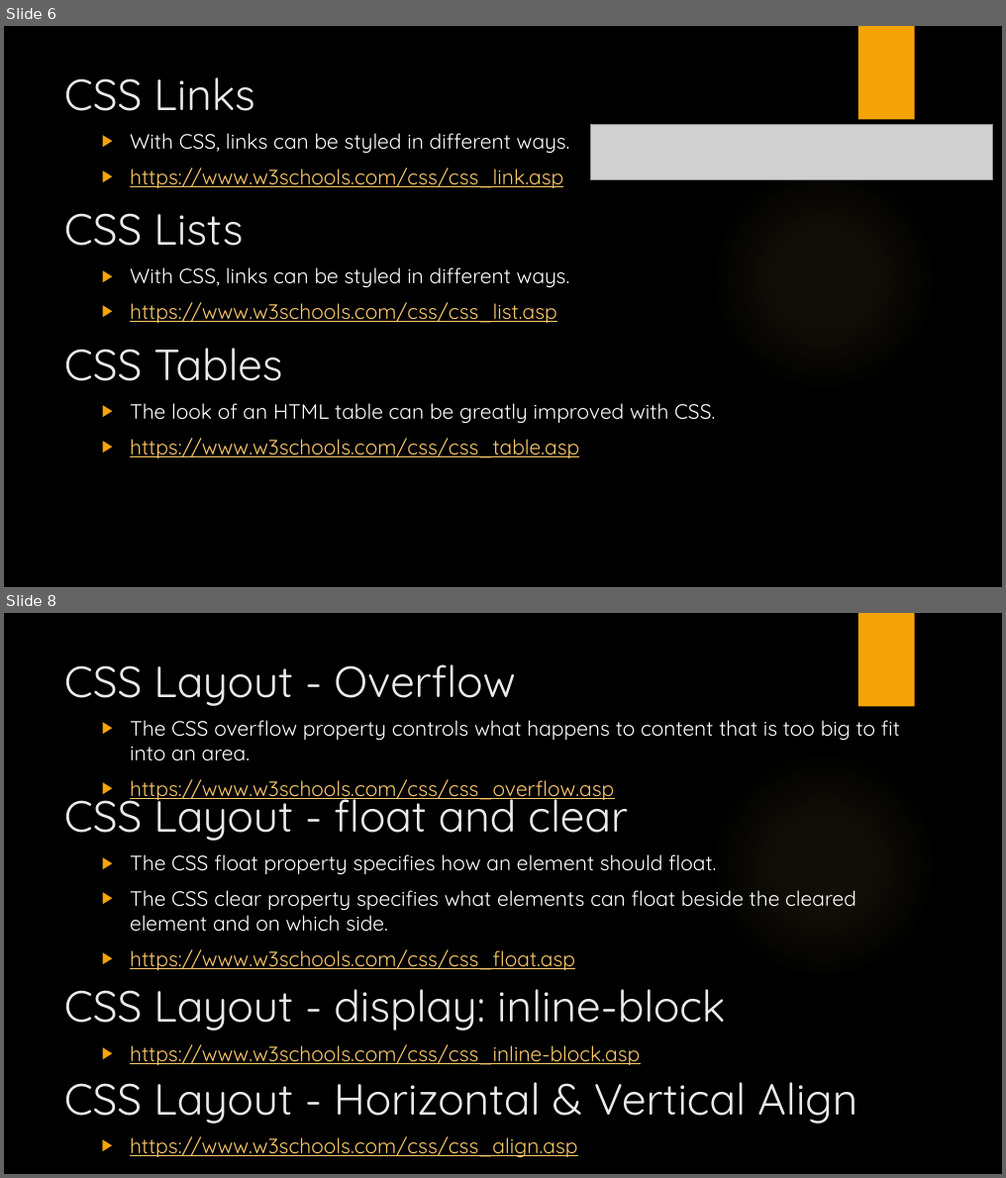
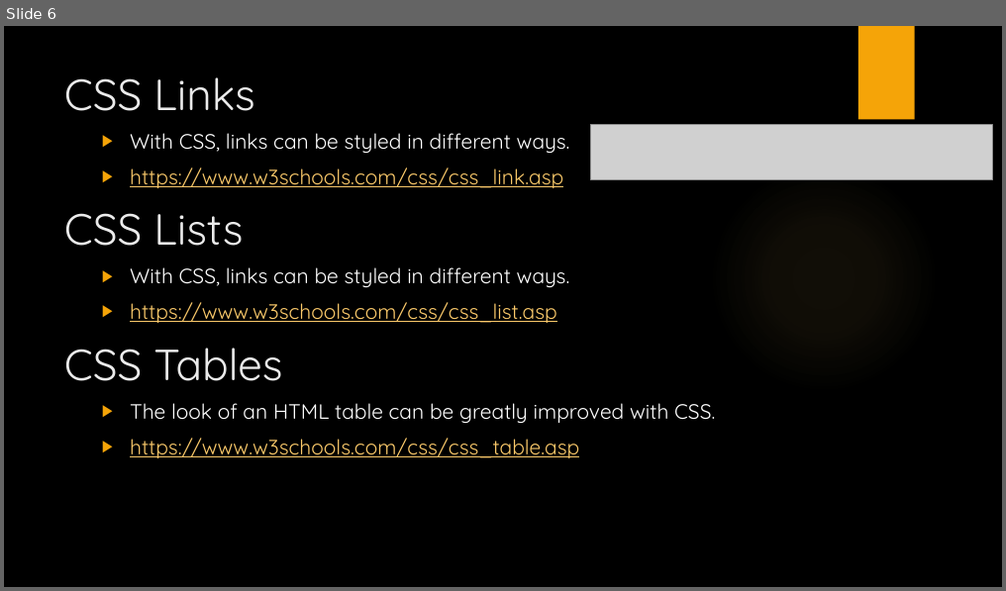
Before and after one commit to manupeethambar888/webdev, a slide deck: Day 9 - CSS – Continued.pptx. Shown one above the other, each under a label of ours: slides 6 and 8 before the commit, slide 6 after it; the slides between them are not shown. The pictures are 1006x1178 and 1006x591 pixels, drawn with LibreOffice and Linux fonts; fonts in the diff are those of the drawing; grey boxes stand for pictures; background and template pictures are left out. Boxes give left, top, right and bottom in pixels: in the first picture for what was removed or moved away, otherwise in the second. Text is boxed around its words. In the diff, an @@ line names an element or a change of style, - is before the commit and + after.

```diff
--- a/Day 9 - CSS – Continued.pptx
+++ b/Day 9 - CSS – Continued.pptx
@@ slide 8 removed at bbox=[4, 613, 1002, 1174], background picture (left out); not listed: 2 template elements that a slide beside it also shows @@
@@ title removed at bbox=[64, 664, 515, 706] @@
-CSS Layout - Overflow
@@ text removed at bbox=[130, 720, 900, 802] @@
-▶ The CSS overflow property controls what happens to content that is too big to fit into an area.
-▶ https://www.w3schools.com/css/css_overflow.asp
@@ text removed at bbox=[64, 787, 628, 841] @@
-CSS Layout - float and clear
@@ text removed at bbox=[130, 855, 856, 970] @@
-▶ The CSS float property specifies how an element should float.
-▶ The CSS clear property specifies what elements can float beside the cleared element and on which side.
-▶ https://www.w3schools.com/css/css_float.asp
@@ text removed at bbox=[64, 989, 726, 1031] @@
-CSS Layout - display: inline-block
@@ text removed at bbox=[130, 1045, 640, 1065] @@
-▶ https://www.w3schools.com/css/css_inline-block.asp
@@ text removed at bbox=[64, 1082, 857, 1124] @@
-CSS Layout - Horizontal & Vertical Align
@@ text removed at bbox=[130, 1137, 578, 1158] @@
-▶ https://www.w3schools.com/css/css_align.asp
```
Also in this commit, not shown: 1 slide changed, 1 other slide removed, 1 other file.
